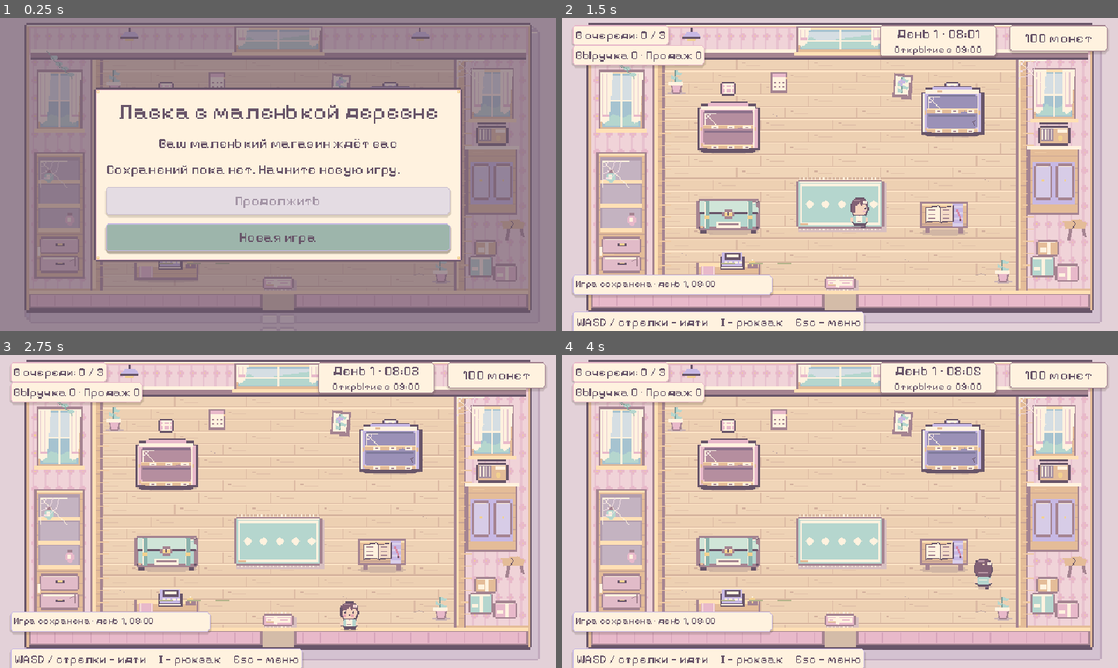
Above: before the commit, frames 1-4 (two rows, left to right).
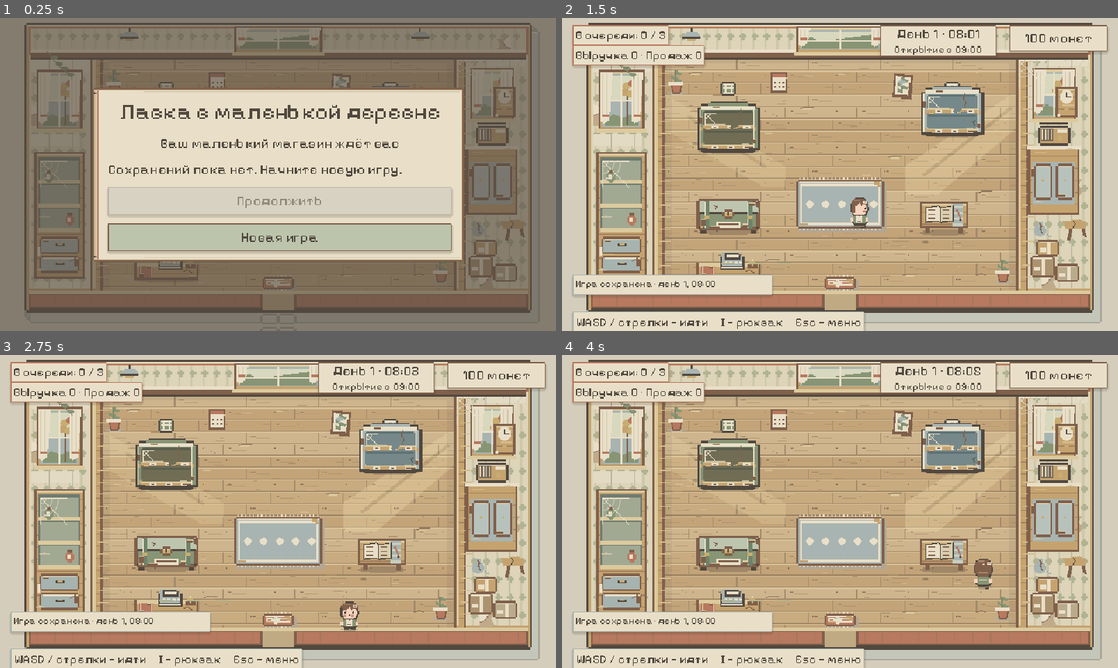
Above: after the commit, the same moments.

Repository: ksnarchive/little-village-shop
Game: Godot game, scene res://scenes/start.tscn
Two runs of this game, one before a commit and one after it. Both use one fixed random seed, a clock stepped at 60 frames per second and the inputs below.
Inputs (mouse positions are in pixels of both pictures, inside the frame that each line leads up to):
- Up to frame 1 (0.25 s): no input
- Up to frame 2 (1.5 s): click "Новая игра" at 0.5 s; move the mouse to (962, 158) at 1.27 s; hold Right (ui_right) from 1.28 s (still down); hold E (interact) from 1.28 s (still down); click (962, 158) at 1.42 s
- Up to frame 3 (2.75 s): move the mouse to (166, 527) at 2.02 s; release Right (ui_right) at 2.03 s; release E (interact) at 2.03 s; hold Down (ui_down) from 2.03 s (still down); tap G at 2.1 s
- Up to frame 4 (4 s): move the mouse to (895, 442) at 2.77 s; release Down (ui_down) at 2.78 s; hold Right (ui_right) 2.78-3.53 s; hold E (interact) 2.78-3.53 s; move the mouse to (812, 574) at 3.52 s; hold Up (ui_up) from 3.53 s (still down); tap G at 3.6 s; click (812, 574) at 3.67 s

The runs differ from the first frame. In frame 1, 79% of the frame differs, in the area x 0-100%, y 0-100%; in frame 2, 83%; in frame 3, 83%; in frame 4, 83%.

Commit message:
Refine shop into a worn autumn vintage interior and notebook UI

Diff:
--- a/project.godot
+++ b/project.godot
@@ -35,4 +35,4 @@
 renderer/rendering_method.mobile="gl_compatibility"
 textures/default_filters/use_nearest_mipmap_filter=false
 textures/canvas_textures/default_texture_filter=0
-environment/defaults/default_clear_color=Color(0.89, 0.82, 0.85, 1)
+environment/defaults/default_clear_color=Color(0.835, 0.804, 0.733, 1)
--- a/scenes/main.tscn
+++ b/scenes/main.tscn
@@ -37,7 +37,7 @@
 [node name="RightShelf" parent="." instance=ExtResource("6")]
 position = Vector2(432, 120)
 palette = "pantry"
-display_name = "Сиреневая полка"
+display_name = "Голубая полка"
 
 [node name="Customers" type="Node2D" parent="."]
 script = ExtResource("7")
--- a/scenes/ui/inventory_menu.tscn
+++ b/scenes/ui/inventory_menu.tscn
@@ -83,7 +83,7 @@
 anchor_bottom = 1.0
 grow_horizontal = 2
 grow_vertical = 2
-color = Color(0.31, 0.24, 0.36, 0.46)
+color = Color(0.28, 0.25, 0.21, 0.46)
 
 [node name="BalanceCard" type="PanelContainer" parent="Root"]
 unique_name_in_owner = true
--- a/scripts/checkout_menu.gd
+++ b/scripts/checkout_menu.gd
@@ -57,7 +57,7 @@
 	var item := _flow.basket_item(_customer)
 	if _flow.serve_customer(_customer):
 		message.text = "Продано: %s!  +%d монет · Спасибо!" % [item.display_name, item.selling_price]
-		message.add_theme_color_override("font_color", Color("#45603c"))
+		message.add_theme_color_override("font_color", Color("#546346"))
 	else:
 		message.text = "Подождите, пока гость подойдёт к кассе."
 	_refresh()
--- a/scripts/customer.gd
+++ b/scripts/customer.gd
@@ -133,21 +133,21 @@
 func _draw() -> void:
 	VillagerArt.draw_actor(self, appearance + 1, facing, walking, _step)
 	if basket != null and basket.total_units() > 0:
-		draw_rect(Rect2(5, 1, 9, 8), Color("#685569"))
-		draw_rect(Rect2(6, 3, 7, 5), Color("#E4BC98"))
-		draw_rect(Rect2(7, 4, 5, 1), Color("#F2D18F"))
-		draw_rect(Rect2(8, 3, 1, 5), Color("#A58491"))
-		draw_rect(Rect2(11, 3, 1, 5), Color("#A58491"))
+		draw_rect(Rect2(5, 1, 9, 8), Color("#51483F"))
+		draw_rect(Rect2(6, 3, 7, 5), Color("#C5A36F"))
+		draw_rect(Rect2(7, 4, 5, 1), Color("#C8AC70"))
+		draw_rect(Rect2(8, 3, 1, 5), Color("#80604B"))
+		draw_rect(Rect2(11, 3, 1, 5), Color("#80604B"))
 	# A catalog icon in a cream thought bubble shows held goods / waiting clearly.
 	if state == State.WAITING_AT_CHECKOUT or (basket != null and basket.total_units() > 0):
-		draw_rect(Rect2(-11, -40, 22, 21), Color("#685569"))
-		draw_rect(Rect2(-10, -39, 20, 19), Color("#FFF2DF"))
-		draw_rect(Rect2(-1, -19, 3, 3), Color("#FFF2DF"))
+		draw_rect(Rect2(-11, -40, 22, 21), Color("#51483F"))
+		draw_rect(Rect2(-10, -39, 20, 19), Color("#E9DFC8"))
+		draw_rect(Rect2(-1, -19, 3, 3), Color("#E9DFC8"))
 		for item in _catalog.items:
 			if basket.quantity(item.id) > 0 and item.icon != null:
 				draw_texture_rect(item.icon, Rect2(-8, -38, 16, 16), false)
 				break
 	elif state == State.SEARCHING or state == State.LEAVING:
-		draw_rect(Rect2(-6, -29, 12, 9), Color("#FFF2DF"))
+		draw_rect(Rect2(-6, -29, 12, 9), Color("#E9DFC8"))
 		for x in [-3, 0, 3]:
-			draw_rect(Rect2(x, -25, 1, 1), Color("#685569"))
+			draw_rect(Rect2(x, -25, 1, 1), Color("#51483F"))
--- a/scripts/fixture_hint.gd
+++ b/scripts/fixture_hint.gd
@@ -17,12 +17,12 @@
 func _draw() -> void:
 	if not selected:
 		return
-	var color := Color("#FFF2DF")
+	var color := Color("#E9DFC8")
 	for point in [bounds.position, Vector2(bounds.end.x, bounds.position.y), bounds.end, Vector2(bounds.position.x, bounds.end.y)]:
 		var sx := 1 if point.x == bounds.position.x else -1
 		var sy := 1 if point.y == bounds.position.y else -1
-		draw_line(point, point + Vector2(7 * sx, 0), Color("#685569"), 4)
-		draw_line(point, point + Vector2(0, 7 * sy), Color("#685569"), 4)
+		draw_line(point, point + Vector2(7 * sx, 0), Color("#51483F"), 4)
+		draw_line(point, point + Vector2(0, 7 * sy), Color("#51483F"), 4)
 		draw_line(point, point + Vector2(6 * sx, 0), color, 2)
 		draw_line(point, point + Vector2(0, 6 * sy), color, 2)
 	if icon != null:
--- a/scripts/inventory_menu.gd
+++ b/scripts/inventory_menu.gd
@@ -298,10 +298,10 @@
 		label.remove_theme_color_override("font_color")
 		label.remove_theme_color_override("font_shadow_color")
 		label.add_theme_font_size_override("font_size", 14)
-	controls_hint.add_theme_stylebox_override("normal", _style(Color("#FFF2DF"), Color("#C7B8E4"), 4))
-	prompt_label.add_theme_stylebox_override("normal", _style(Color("#FFF2DF"), Color("#E8B9CA"), 5))
+	controls_hint.add_theme_stylebox_override("normal", _style(Color("#E9DFC8"), Color("#A8B4B1"), 4))
+	prompt_label.add_theme_stylebox_override("normal", _style(Color("#E9DFC8"), Color("#B7795F"), 5))
 	for label in [checkout_label, sales_label]:
-		label.add_theme_stylebox_override("normal", _style(Color("#FFF2DF"), Color("#E8B9CA"), 3))
+		label.add_theme_stylebox_override("normal", _style(Color("#E9DFC8"), Color("#B7795F"), 3))
 	prompt_label.hide()
 
 func _apply_theme() -> void:
@@ -312,42 +312,45 @@
 	cozy.default_font_size = 16
 	var pixel_font := preload("res://assets/fonts/VillagePixel-Regular.ttf")
 	cozy.default_font = pixel_font
-	cozy.set_color("font_color", "Label", Color("#685569"))
+	cozy.set_color("font_color", "Label", Color("#51483F"))
+	# Bound ledger paper: margins keep text clear of the binding.
 	var frame := StyleBoxTexture.new()
 	frame.texture = preload("res://assets/ui/panel.png")
 	frame.texture_margin_left = 8
 	frame.texture_margin_right = 8
 	frame.texture_margin_top = 8
 	frame.texture_margin_bottom = 8
-	frame.content_margin_left = 14
+	frame.content_margin_left = 18
 	frame.content_margin_right = 14
 	frame.content_margin_top = 12
 	frame.content_margin_bottom = 12
 	cozy.set_stylebox("panel", "PanelContainer", frame)
-	cozy.set_stylebox("normal", "Button", _style(Color("#B5D6CE"), Color("#85A9A6"), 6))
-	cozy.set_stylebox("hover", "Button", _style(Color("#D0E7DE"), Color("#85A9A6"), 6))
-	cozy.set_stylebox("pressed", "Button", _style(Color("#C7B8E4"), Color("#A58491"), 6))
-	cozy.set_stylebox("disabled", "Button", _style(Color("#E4DCE3"), Color("#CBBFCF"), 6))
-	var focus := _style(Color(0, 0, 0, 0), Color("#C7B8E4"), 6)
+	cozy.set_stylebox("normal", "Button", _style(Color("#BCC5AC"), Color("#879575"), 6))
+	cozy.set_stylebox("hover", "Button", _style(Color("#CDD3BE"), Color("#879575"), 6))
+	cozy.set_stylebox("pressed", "Button", _style(Color("#A8B4B1"), Color("#80604B"), 6))
+	cozy.set_stylebox("disabled", "Button", _style(Color("#D8D2C3"), Color("#BAB5A7"), 6))
+	var focus := _style(Color(0, 0, 0, 0), Color("#80604B"), 6)
+	focus.shadow_size = 0
+	focus.shadow_color = Color(0, 0, 0, 0)
 	cozy.set_stylebox("focus", "Button", focus)
-	cozy.set_color("font_color", "Button", Color("#685569"))
-	cozy.set_color("font_hover_color", "Button", Color("#685569"))
-	cozy.set_color("font_pressed_color", "Button", Color("#685569"))
-	cozy.set_color("font_focus_color", "Button", Color("#685569"))
-	cozy.set_color("font_disabled_color", "Button", Color("#A394A5"))
+	cozy.set_color("font_color", "Button", Color("#51483F"))
+	cozy.set_color("font_hover_color", "Button", Color("#51483F"))
+	cozy.set_color("font_pressed_color", "Button", Color("#51483F"))
+	cozy.set_color("font_focus_color", "Button", Color("#51483F"))
+	cozy.set_color("font_disabled_color", "Button", Color("#918B7D"))
 	for variation in [&"BalanceCard", &"ClockCard", &"OrderHeader", &"OrderRow"]:
 		cozy.set_type_variation(variation, &"PanelContainer")
-	cozy.set_stylebox("panel", &"ClockCard", _style(Color("#FFF2DF"), Color("#A58491"), 0))
-	cozy.set_stylebox("panel", &"BalanceCard", _style(Color("#FFF2DF"), Color("#A58491"), 5))
-	cozy.set_stylebox("panel", &"OrderHeader", _style(Color("#E3E9DE"), Color("#B5C9C0"), 8))
-	cozy.set_stylebox("panel", &"OrderRow", _style(Color("#FFF7EB"), Color("#E8CBCD"), 6))
+	cozy.set_stylebox("panel", &"ClockCard", _style(Color("#E9DFC8"), Color("#80604B"), 0))
+	cozy.set_stylebox("panel", &"BalanceCard", _style(Color("#E9DFC8"), Color("#80604B"), 5))
+	cozy.set_stylebox("panel", &"OrderHeader", _style(Color("#D8DDCF"), Color("#A8B4B1"), 8))
+	cozy.set_stylebox("panel", &"OrderRow", _style(Color("#F0E7D4"), Color("#C5B494"), 6))
 	cozy.set_type_variation(&"QuantityButton", &"Button")
-	cozy.set_stylebox("normal", &"QuantityButton", _style(Color("#E3E9DE"), Color("#B5C9C0"), 4))
-	cozy.set_color("font_color", &"QuantityButton", Color("#685569"))
+	cozy.set_stylebox("normal", &"QuantityButton", _style(Color("#D8DDCF"), Color("#A8B4B1"), 4))
+	cozy.set_color("font_color", &"QuantityButton", Color("#51483F"))
 	cozy.set_type_variation(&"OrderButton", &"Button")
-	cozy.set_stylebox("normal", &"OrderButton", _style(Color("#B5D6CE"), Color("#85A9A6"), 4))
-	cozy.set_stylebox("background", "ProgressBar", _style(Color("#E1D3DF"), Color("#BCA6BD"), 0))
-	cozy.set_stylebox("fill", "ProgressBar", _style(Color("#B5D6CE"), Color("#85A9A6"), 0))
+	cozy.set_stylebox("normal", &"OrderButton", _style(Color("#BCC5AC"), Color("#879575"), 4))
+	cozy.set_stylebox("background", "ProgressBar", _style(Color("#D3C8AE"), Color("#A5977D"), 0))
+	cozy.set_stylebox("fill", "ProgressBar", _style(Color("#BCC5AC"), Color("#879575"), 0))
 	return cozy
 
 static func _style(fill: Color, border: Color, padding: int) -> StyleBoxFlat:
@@ -355,10 +358,10 @@
 	style.bg_color = fill
 	style.border_color = border
 	style.set_border_width_all(1)
-	style.corner_radius_top_left = 3
-	style.corner_radius_top_right = 3
-	style.corner_radius_bottom_left = 3
-	style.corner_radius_bottom_right = 3
+	style.corner_radius_top_left = 1
+	style.corner_radius_top_right = 1
+	style.corner_radius_bottom_left = 1
+	style.corner_radius_bottom_right = 1
 	style.corner_detail = 1
 	style.anti_aliasing = false
 	style.shadow_color = Color("#493e3038")
@@ -396,8 +399,8 @@
 	save_notice.size.x = 230
 	save_notice.autowrap_mode = TextServer.AUTOWRAP_WORD_SMART
 	save_notice.add_theme_font_size_override("font_size", 11)
-	save_notice.add_theme_color_override("font_color", Color("#685569"))
-	save_notice.add_theme_stylebox_override("normal", _style(Color("#FFF2DF"), Color("#C7B8E4"), 3))
+	save_notice.add_theme_color_override("font_color", Color("#51483F"))
+	save_notice.add_theme_stylebox_override("normal", _style(Color("#E9DFC8"), Color("#A8B4B1"), 3))
 	$Root.add_child(save_notice)
 
 func open_pause() -> void:
--- a/scripts/shelf.gd
+++ b/scripts/shelf.gd
@@ -43,7 +43,7 @@
 				break
 			unit_index -= count
 	# A small stock meter stays legible when looking at the shop from afar.
-	draw_rect(Rect2(-25, 20, 50, 2), Color("#685569"))
+	draw_rect(Rect2(-25, 20, 50, 2), Color("#51483F"))
 	if total > 0:
 		var width := maxi(1, floori(50.0 * total / inventory.capacity))
-		draw_rect(Rect2(-25, 20, width, 2), Color("#B5D6CE"))
+		draw_rect(Rect2(-25, 20, width, 2), Color("#BCC5AC"))
--- a/scripts/shelf_menu.gd
+++ b/scripts/shelf_menu.gd
@@ -124,10 +124,10 @@
 	var amount: int = _rows[item_id]["amount"]
 	# Revalidate at the model boundary even if the button was previously enabled.
 	if source.transfer_to(destination, item_id, amount):
-		message.add_theme_color_override("font_color", Color("#45603c"))
+		message.add_theme_color_override("font_color", Color("#546346"))
 		message.text = "В рюкзаке: %d шт." % amount if from_shelf else "На полке: %d шт." % amount
 	else:
-		message.add_theme_color_override("font_color", Color("#8a3e2d"))
+		message.add_theme_color_override("font_color", Color("#8D513F"))
 		message.text = "Не хватает товара или места."
 
 func _refresh() -> void:
--- a/scripts/shop.gd
+++ b/scripts/shop.gd
@@ -1,5 +1,5 @@
 extends Node2D
-## Composition/wiring and original pastel room art. Economy and save wiring are unchanged.
+## Composition/wiring and original vintage room art. Economy and save wiring are unchanged.
 const ROOM_ART: Texture2D = preload("res://assets/shop/room.png")
 const CHECKOUT_ART: Texture2D = preload("res://assets/shop/checkout.png")
 const CATALOG: ItemCatalog = preload("res://data/item_catalog.tres")
--- a/scripts/start_menu.gd
+++ b/scripts/start_menu.gd
@@ -28,7 +28,7 @@
 	root.theme = InventoryMenu.cozy_theme()
 	menu.add_child(root)
 	var shade := ColorRect.new()
-	shade.color = Color("#6855699c")
+	shade.color = Color("#51483F9c")
 	shade.set_anchors_and_offsets_preset(Control.PRESET_FULL_RECT)
 	root.add_child(shade)
 	var center := CenterContainer.new()
--- a/scripts/supplier_menu.gd
+++ b/scripts/supplier_menu.gd
@@ -108,10 +108,10 @@
 	var row: Dictionary = _rows[item_id]
 	var item: ItemData = row["item"]
 	var amount: int = row["amount"]
-	message.add_theme_color_override("font_color", Color("#8a3e2d"))
+	message.add_theme_color_override("font_color", Color("#8D513F"))
 	match _economy.buy(item_id, amount):
 		ShopEconomy.PurchaseResult.SUCCESS:
-			message.add_theme_color_override("font_color", Color("#45603c"))
+			message.add_theme_color_override("font_color", Color("#546346"))
 			message.text = "В кладовую: %s × %d." % [item.display_name, amount]
 		ShopEconomy.PurchaseResult.INSUFFICIENT_FUNDS:
 			message.text = "Для заказа не хватает монет."
--- a/tests/run_tests.gd
+++ b/tests/run_tests.gd
@@ -538,7 +538,7 @@
 	player.position = Vector2(432, 180)
 	await _frames(3)
 	await _key(KEY_E)
-	_check(shelf_menu.title.text == "Сиреневая полка" and stock_label.text == "С собой 6  ·  На полке 0"
+	_check(shelf_menu.title.text == "Голубая полка" and stock_label.text == "С собой 6  ·  На полке 0"
 		and amount.text == "1", "Second shelf opens its own stock with reset quantities")
 	_check(not left.inventory.changed.is_connected(shelf_menu._refresh)
 		and right.inventory.changed.is_connected(shelf_menu._refresh), "Switching shelves releases previous stock subscription")
Binary file changed: assets/characters/villagers.png
Binary file changed: assets/items/apple.png
Binary file changed: assets/items/bread.png
Binary file changed: assets/items/milk.png
Binary file changed: assets/shop/checkout.png
Binary file changed: assets/shop/order_desk.png
Binary file changed: assets/shop/pantry.png
Binary file changed: assets/shop/room.png
Binary file changed: assets/shop/shelf.png
Binary file changed: assets/shop/storage.png
Binary file changed: assets/ui/book.png
Binary file changed: assets/ui/box.png
(and 12 more such lines)
